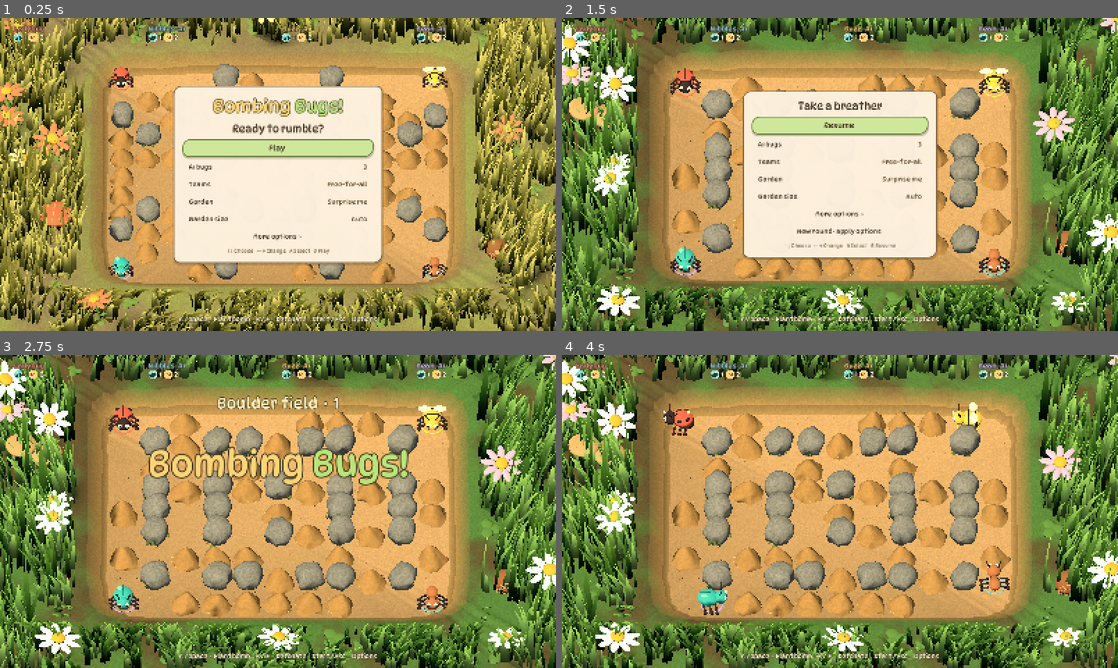
Above: before the commit, frames 1-4 (two rows, left to right).
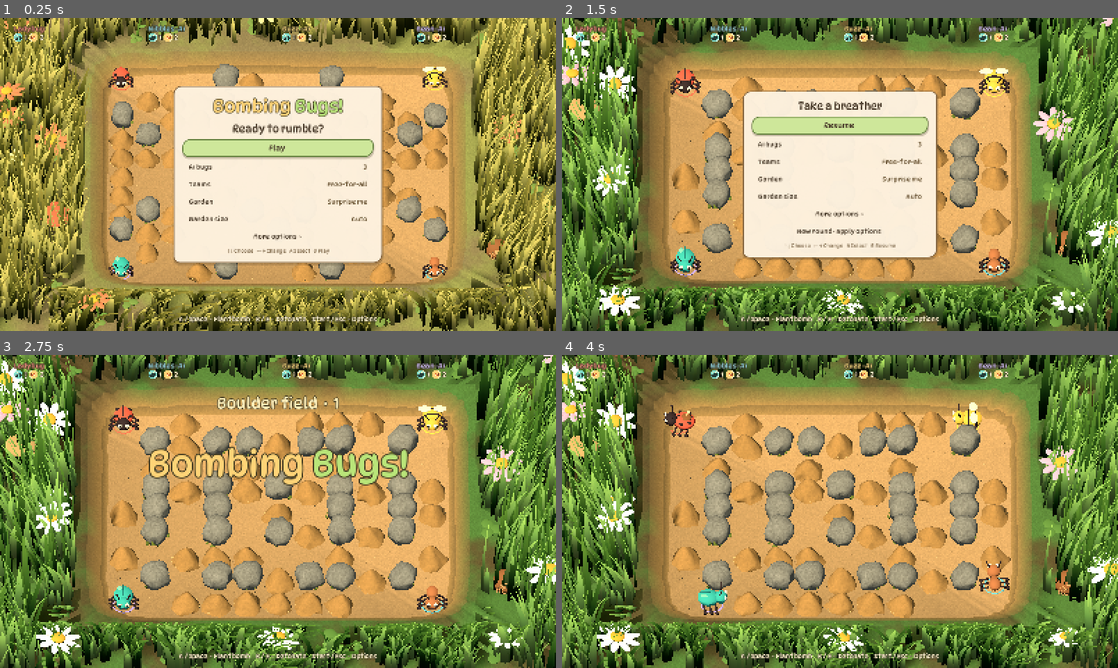
Above: after the commit, the same moments.

Repository: ontola/gamenight-games
Game: Godot game, scene res://main.tscn
The game is run twice, just before and just after one commit, with the same random seed, the same clock (stepped at 60 frames per second) and the same inputs.
Inputs (mouse positions are in pixels of both pictures, inside the frame that each line leads up to):
- Up to frame 1 (0.25 s): no input
- Up to frame 2 (1.5 s): tap Enter at 0.5 s; move the mouse to (962, 158) at 0.52 s; hold D 0.53-1.28 s; hold Enter 0.53-1.28 s; click (962, 158) at 0.67 s; tap Space at 0.77, 1.07 s; move the mouse to (728, 190) at 1.27 s; hold S from 1.28 s (still down); tap P at 1.35 s
- Up to frame 3 (2.75 s): tap Space at 1.52, 1.82 s; move the mouse to (333, 442) at 2.02 s; release S at 2.03 s; hold D from 2.03 s (still down); hold Backspace from 2.03 s (still down)
- Up to frame 4 (4 s): move the mouse to (812, 574) at 2.77 s; release D at 2.78 s; release Backspace at 2.78 s; hold W 2.78-3.53 s; tap E at 2.85 s; click (812, 574) at 2.92 s; tap Space at 3.02, 3.32, 3.77 s; move the mouse to (1006, 558) at 3.52 s; hold A from 3.53 s (still down); hold Shift from 3.53 s (still down)

The runs differ from the first frame. In frame 1, 29% of the frame differs, in the area x 0-100%, y 0-100%; in frame 2, 25%; in frame 3, 25%; in frame 4, 25%.

Commit message:
Bombing Bugs: lay animation and plop, gentler death crumble, taller grass with still clump shadows
Co-Authored-By: Claude Opus 5.5 (1M context) <noreply@anthropic.com>
Claude-Session: https://claude.ai/code/session_01A6exjfnhezmQTZHuqiLmSE

Diff:
--- a/bombing-bugs/gamenight.json
+++ b/bombing-bugs/gamenight.json
@@ -35,6 +35,6 @@
   },
   "links": {
     "source": "https://github.com/ontola/gamenight-games/tree/main/bombing-bugs",
-    "releases": "https://github.com/ontola/gamenight-games/releases/tag/bombing-bugs-v0.5.0"
+    "releases": "https://github.com/ontola/gamenight-games/releases/tag/bombing-bugs-v0.6.0"
   }
 }
--- a/bombing-bugs/src/bug.gd
+++ b/bombing-bugs/src/bug.gd
@@ -20,6 +20,10 @@
 ## Set by main.gd while a skull curse sits on this bug: little purple wisps circle its head.
 var cursed := false
 var hex: Node3D
+## Laying a bomb: a little squat with the eyes squeezed shut, like laying an egg.
+var lay_time := -1.0
+var eyes: Array[Node3D] = []
+const LAY_TIME := .42
 
 func build(index: int, player_color: Color) -> void:
 	kind = index % 4
@@ -51,9 +55,11 @@
 	var head_color := dark if kind == 0 else color
 	Clay.ball(body,Vector3(0,.42,.29),Vector3(.45,.44,.41),head_color)
 	for side in [-1,1]:
-		Clay.ball(body,Vector3(side*.125,.50,.454),Vector3(.15,.18,.08),Color("fff5d9"))
-		Clay.ball(body,Vector3(side*.125,.51,.493),Vector3(.071,.09,.035),dark)
-		Clay.ball(body,Vector3(side*.125-.013,.54,.513),Vector3(.025,.025,.012),Color.WHITE)
+		# Each eye sits in its own pivot so it can squint shut.
+		var eye := Node3D.new(); body.add_child(eye); eye.position = Vector3(side*.125,.505,.47); eyes.append(eye)
+		Clay.ball(eye,Vector3(0,-.005,-.016),Vector3(.15,.18,.08),Color("fff5d9"))
+		Clay.ball(eye,Vector3(0,.005,.023),Vector3(.071,.09,.035),dark)
+		Clay.ball(eye,Vector3(-.013,.035,.043),Vector3(.025,.025,.012),Color.WHITE)
 		Clay.rod(body,Vector3(side*.12,.59,.27),Vector3(side*.22,.82,.3),.023,dark)
 		Clay.ball(body,Vector3(side*.22,.83,.3),Vector3(.07,.07,.07),dark)
 		for j in 3:
@@ -80,6 +86,26 @@
 	body.rotation.z = sin(phase*.5)*(.055 if moving else .015)
 	for i in legs.size(): legs[i].rotation.y = sin(phase+(i%2)*PI)*(.5 if moving else .04)
 	for i in wings.size(): wings[i].rotation.z = (1 if i == 0 else -1)*(.15+sin(phase*2)*.12)
+	_lay(dt)
+
+func lay() -> void:
+	if dead_time < 0: lay_time = 0.0
+
+func _lay(dt: float) -> void:
+	if lay_time < 0: return
+	lay_time += dt
+	# Down into the knees, a brief squeeze, back up: a bell curve over LAY_TIME.
+	var k := clampf(lay_time/LAY_TIME,0,1)
+	var squat := sin(k*PI)*sin(k*PI)
+	body.position.y -= .06*squat
+	body.scale = Vector3(1.0+.05*squat,1.0-.08*squat,1.0+.05*squat)
+	body.rotation.x = -.12*squat
+	for i in legs.size(): legs[i].rotation.z = (-1 if i < 3 else 1)*.35*squat
+	for eye in eyes: eye.scale.y = 1.0-.82*clampf(squat*1.6,0,1)
+	if k >= 1.0:
+		lay_time = -1.0; body.scale = Vector3.ONE; body.rotation.x = 0
+		for leg in legs: leg.rotation.z = 0
+		for eye in eyes: eye.scale.y = 1.0
 
 func _die(dt: float) -> void:
 	if dead_time < 0: _start_dying()
@@ -89,7 +115,10 @@
 	var flip := smoothstep(0.0,.5,t)
 	var angle := PI*flip
 	body.rotation.z = angle
-	body.position = Vector3(.37*sin(angle),.37-.37*cos(angle)-.14*flip+sin(clampf(t/.5,0,1)*PI)*.55,0)
+	# Once the fire dies down the husk sags flat.
+	var slump := smoothstep(2.3,3.6,t)
+	body.position = Vector3(.37*sin(angle),.37-.37*cos(angle)-.14*flip+sin(clampf(t/.5,0,1)*PI)*.55-.1*slump,0)
+	body.scale = Vector3(1.0+.1*slump,1.0-.22*slump,1.0+.1*slump)
 	# Scorched black within a blink; the embers in the char glow out.
 	var burn := clampf(t/.2,0,1)
 	var glow := maxf(0.0,1.0-t/1.6)*(.75+.25*sin(t*31.0))
@@ -115,12 +144,12 @@
 		w.visible = strength > 0
 		w.position = Vector3(sin(life*5.0+i)*.1+life*.25,.8+life*1.2,cos(life*4.0+i)*.08)
 		w.scale = Vector3.ONE*(.22+life*.4)*strength*(1.0-life*.4)
-	if t >= 1.7 and pieces.is_empty(): _fall_apart()
+	if t >= 2.4 and pieces.is_empty(): _fall_apart()
 	for p in pieces:
 		var node: Node3D = p[0]
 		var v: Vector3 = p[1]
 		if v == Vector3.ZERO: continue
-		v.y -= 9.0*dt
+		v.y -= 5.0*dt
 		node.global_position += v*dt
 		node.rotate(p[2].normalized(),p[2].length()*dt)
 		if node.global_position.y < p[3]:
@@ -131,6 +160,9 @@
 func _start_dying() -> void:
 	dead_time = 0.0
 	marker.visible = false
+	lay_time = -1.0; body.scale = Vector3.ONE; body.rotation.x = 0
+	for leg in legs: leg.rotation.z = 0
+	for eye in eyes: eye.scale.y = 1.0
 	var stack: Array[Node] = [body]
 	while not stack.is_empty():
 		var n: Node = stack.pop_back()
@@ -154,12 +186,12 @@
 		var w := Clay.ball(self,Vector3(0,.8,0),Vector3.ONE*.01,Color.WHITE); w.material_override = smoke_material
 		w.cast_shadow = GeometryInstance3D.SHADOW_CASTING_SETTING_OFF; w.visible = false; wisps.append(w)
 
-## The burnt husk comes apart: legs, wings and head tumble off and stay where they land.
+## The burnt husk crumbles: legs, wings and head drop off gently and stay where they land.
 func _fall_apart() -> void:
 	var random := RandomNumberGenerator.new(); random.seed = kind*977+int(global_position.x*31.0+global_position.z*17.0)
 	var head := Node3D.new(); body.add_child(head); head.position = Vector3(0,.44,.33)
 	for n in body.get_children():
-		if n is MeshInstance3D and n.position.z > .2 and n.position.y > .3:
+		if (n is MeshInstance3D or n in eyes) and n.position.z > .2 and n.position.y > .3:
 			n.reparent(head)
 	var loose: Array[Node3D] = [head]
 	loose.append_array(legs); loose.append_array(wings)
@@ -168,7 +200,5 @@
 		n.top_level = true; n.global_transform = at
 		var out := n.global_position-global_position; out.y = 0
 		out = (out.normalized() if out.length() > .01 else Vector3.RIGHT.rotated(Vector3.UP,random.randf()*TAU))
-		var speed := random.randf_range(.8,1.8)*(.6 if n == head else 1.0)
-		pieces.append([n,out*speed+Vector3(0,random.randf_range(1.5,2.6),0),Vector3(random.randf_range(-6,6),random.randf_range(-6,6),random.randf_range(-6,6)),.2 if n == head else .08])
-	# What is left of the shell slumps flat.
-	body.scale = Vector3(1.08,.82,1.08)
+		var speed := random.randf_range(.12,.35)*(.6 if n == head else 1.0)
+		pieces.append([n,out*speed+Vector3(0,random.randf_range(.1,.4),0),Vector3(random.randf_range(-1.5,1.5),random.randf_range(-1,1),random.randf_range(-1.5,1.5)),.2 if n == head else .08])
--- a/bombing-bugs/src/garden.gd
+++ b/bombing-bugs/src/garden.gd
@@ -34,7 +34,7 @@
 	# Only HDR fire blooms (as in Growing Guns); everything lit stays below the threshold.
 	env.glow_enabled = true; env.glow_hdr_threshold = 1.0; env.glow_intensity = .9; env.glow_bloom = 0.0; env.glow_blend_mode = Environment.GLOW_BLEND_MODE_ADDITIVE
 	env_node.environment = env; add_child(env_node)
-	var sun := DirectionalLight3D.new(); sun.rotation_degrees = Vector3(-52,-32,0); sun.light_color = Color("ffe7bd"); sun.light_energy = .74
+	var sun := DirectionalLight3D.new(); sun.rotation_degrees = Vector3(SUN_ANGLES.x,SUN_ANGLES.y,0); sun.light_color = Color("ffe7bd"); sun.light_energy = .74
 	sun.shadow_enabled = true; sun.shadow_blur = 2.0; sun.directional_shadow_max_distance = 40; add_child(sun)
 	arena_root = Node3D.new(); add_child(arena_root)
 	flame_root = Node3D.new(); add_child(flame_root)
@@ -48,6 +48,7 @@
 	{"soil":Color("5e4b35"),"moss":Color("557a40"),"base":Color("2c5530"),"tip":Color("9ccf66"),"flowers":[Color("f2b8d0"),Color("ffffff")]},
 	{"soil":Color("7a6142"),"moss":Color("7f8648"),"base":Color("4d5c2a"),"tip":Color("cfb055"),"flowers":[Color("c9a0e8"),Color("fff0c8")]},
 ]
+const SUN_ANGLES := Vector2(-52,-32)
 const GRASS_SHADER := """shader_type spatial;
 render_mode cull_disabled;
 uniform float gust = 1.0;
@@ -70,6 +71,20 @@
  ALBEDO = COLOR.rgb*mix(.45,1.08,smoothstep(0.0,.75,tip));
  ROUGHNESS = .8;
  BACKLIGHT = COLOR.rgb*.35*tip;
+}
+"""
+const CLUMP_SHADOW_SHADER := """shader_type spatial;
+render_mode unshaded, depth_draw_never, cull_disabled, shadows_disabled;
+uniform vec2 arena;
+varying vec3 world;
+void vertex() { world = (MODEL_MATRIX*vec4(VERTEX,1.0)).xyz; }
+void fragment() {
+ // The quads float at meadow height, so they must never hang over the sunken pit.
+ if (abs(world.x) < arena.x && abs(world.z) < arena.y) discard;
+ float d = length(UV);
+ float core = mix(1.0,.55,smoothstep(-1.0,1.0,UV.x));
+ ALBEDO = vec3(.08,.1,.04);
+ ALPHA = (1.0-smoothstep(.25,1.0,d))*.32*core;
 }
 """
 const MEADOW_SHADER := """shader_type spatial;
@@ -230,6 +245,7 @@
 func build_grass() -> void:
 	var verts := PackedVector3Array(); var normals := PackedVector3Array(); var colors := PackedColorArray(); var uvs := PackedVector2Array(); var indices := PackedInt32Array()
 	var reach := Vector2(hx+6,hz+4.5)
+	var shadow_tool := SurfaceTool.new(); shadow_tool.begin(Mesh.PRIMITIVE_TRIANGLES)
 	var clumps := int(660*(reach.x*reach.y)/(11.5*9.0))
 	var base_color: Color = mood.base; var tip_color: Color = mood.tip
 	for c in clumps:
@@ -237,13 +253,14 @@
 		if absf(center.x)<hx+.75 and absf(center.z)<hz+.75: continue
 		var radius := rng.randf_range(.25,.7)
 		var lush := rng.randf_range(.65,1.2)
+		var tallest := 0.0
 		for b in rng.randi_range(7,18):
 			var off := Vector2.from_angle(rng.randf()*TAU)*sqrt(rng.randf())*radius
 			var at := center+Vector3(off.x,0,off.y)
 			# Blades start past the bank's crest, where the meadow is level; on the slope they poke through as slivers.
 			if absf(at.x)<hx+1.1 and absf(at.z)<hz+1.1: continue
-			# Grass towers over a bug: blades stand two to three bugs tall.
-			var height := rng.randf_range(1.0,2.7)*lush
+			# Grass towers over a bug: blades stand three to four bugs tall.
+			var height := rng.randf_range(1.4,3.6)*lush
 			var width := rng.randf_range(.07,.15)*(.7+height*.2)
 			var a := rng.randf()*TAU
 			var side := Vector3(cos(a),0,sin(a))
@@ -260,6 +277,7 @@
 				lean.z = sweep*height
 				height = minf(height,maxf(.12,front/(1.0-sweep)))
 				lean.z = sweep*height
+			tallest = maxf(tallest,height)
 			var shade := rng.randf()
 			var low_c := base_color.lerp(mood.soil,rng.randf()*.25)
 			var high_c := tip_color.lerp(base_color,shade*.35)
@@ -279,13 +297,36 @@
 				var i0 := start+r*3
 				for k in 2:
 					indices.append_array([i0+k,i0+3+k,i0+k+1, i0+k+1,i0+3+k,i0+4+k])
+		if tallest > 0: _clump_shadow(shadow_tool,center,radius,tallest)
 	var arrays := []; arrays.resize(Mesh.ARRAY_MAX)
 	arrays[Mesh.ARRAY_VERTEX] = verts; arrays[Mesh.ARRAY_NORMAL] = normals; arrays[Mesh.ARRAY_COLOR] = colors; arrays[Mesh.ARRAY_TEX_UV] = uvs; arrays[Mesh.ARRAY_INDEX] = indices
 	var mesh := ArrayMesh.new(); mesh.add_surface_from_arrays(Mesh.PRIMITIVE_TRIANGLES,arrays)
 	var grass := MeshInstance3D.new(); grass.mesh = mesh
+	# Swaying blades in a shadow map read as flickering pixel blobs. Each clump
+	# instead lays one still, soft shadow on the soil, stretched away from the sun.
+	grass.cast_shadow = GeometryInstance3D.SHADOW_CASTING_SETTING_OFF
+	var shade_mesh := MeshInstance3D.new(); shade_mesh.mesh = shadow_tool.commit()
+	shade_mesh.cast_shadow = GeometryInstance3D.SHADOW_CASTING_SETTING_OFF
+	var shade_shader := Shader.new(); shade_shader.code = CLUMP_SHADOW_SHADER
+	shade_mesh.material_override = ShaderMaterial.new(); shade_mesh.material_override.shader = shade_shader
+	shade_mesh.material_override.set_shader_parameter("arena",Vector2(hx+.9,hz+.9))
+	scenery.add_child(shade_mesh)
 	var shader := Shader.new(); shader.code = GRASS_SHADER
 	var material := ShaderMaterial.new(); material.shader = shader; material.set_shader_parameter("gust",rng.randf_range(.6,1.3))
 	grass.material_override = material; scenery.add_child(grass)
+
+## One soft ellipse per clump: a dark core under the tuft fading out along the sun.
+func _clump_shadow(tool: SurfaceTool, center: Vector3, radius: float, height: float) -> void:
+	var light := Basis.from_euler(Vector3(deg_to_rad(SUN_ANGLES.x),deg_to_rad(SUN_ANGLES.y),0))*Vector3(0,0,-1)
+	var reach := Vector3(light.x,0,light.z)/-light.y*height*.8
+	var along := reach.normalized(); var across := Vector3(-along.z,0,along.x)
+	var half_len := reach.length()*.5+radius*1.2; var half_w := radius*1.4+height*.08
+	var mid := Vector3(center.x,.5,center.z)+reach*.5
+	var corners := [mid-along*half_len-across*half_w,mid+along*half_len-across*half_w,mid+along*half_len+across*half_w,mid-along*half_len+across*half_w]
+	var uv := [Vector2(-1,-1),Vector2(1,-1),Vector2(1,1),Vector2(-1,1)]
+	for i in [0,1,2,0,2,3]:
+		# UV.x < 0 is the end under the tuft; it stays darker than the tail.
+		tool.set_uv(uv[i]); tool.set_normal(Vector3.UP); tool.add_vertex(corners[i])
 
 func flower(at: Vector3, height: float, petals: Color) -> void:
 	var stem := _sway_node(scenery,at,1.0)
--- a/bombing-bugs/src/main.gd
+++ b/bombing-bugs/src/main.gd
@@ -285,6 +285,7 @@
 	var blasted := 0
 	for event in sim.events:
 		if event.type == "boom": blasted += event.cells.size(); continue
+		if event.type == "plant" and event.who < views.size(): views[event.who].lay()
 		if event.type == "pickup": _play_sound("pickup:"+str(event.kind))
 		elif event.type in clips: _play_sound(event.type)
 		if event.type in ["out","pickup","cursed","cured"]: _update_badges(int(event.get("who",-1)) if event.type == "pickup" else -1)
@@ -498,7 +499,7 @@
 func _build_audio() -> void:
 	# Soft procedural percussion: no music, no harsh looping engine/noise layer.
 	var noise := RandomNumberGenerator.new(); noise.seed = 19
-	for kind in ["plant","boom","pickup","out","kick"]:
+	for kind in ["boom","pickup","out","kick"]:
 		var samples := PackedByteArray()
 		var seconds := .45 if kind == "boom" else .13
 		var count := int(22050*seconds)
@@ -514,8 +515,9 @@
 			samples.encode_s16(i*2,int(clampf(value*envelope,-1,1)*22000))
 		var wav := AudioStreamWAV.new(); wav.format = AudioStreamWAV.FORMAT_16_BITS; wav.mix_rate = 22050; wav.data = samples; clips[kind] = wav
 	var jingles := PickupSound.build_all()
-	for kind in jingles: clips[("" if kind in ["detonate","cursed"] else "pickup:")+kind] = jingles[kind]
-	clips.line = clips.plant
+	for kind in jingles: clips[("" if kind in ["detonate","cursed","lay"] else "pickup:")+kind] = jingles[kind]
+	clips.plant = clips.lay
+	clips.line = clips.lay
 	sound.max_polyphony = 4
 	boom_player = AudioStreamPlayer.new(); boom_player.max_polyphony = 6; add_child(boom_player)
 	boom_task = WorkerThreadPool.add_task(func(): boom_clips = BoomSound.build_all(),false,"Explosion sounds")
--- a/bombing-bugs/src/match.gd
+++ b/bombing-bugs/src/match.gd
@@ -203,7 +203,7 @@
 	bombs.append({"id":next_bomb,"cell":c,"owner":who,"range":p.range,"time":float(settings.fuse)/10.0,"passers":passers,"slide":Vector2i.ZERO,"glide":0.0,
 		"remote":p.remote,"pierce":p.pierce,"square":p.square,"age":0.0})
 	next_bomb += 1
-	events.append({"type":"plant","cell":c})
+	events.append({"type":"plant","cell":c,"who":who})
 	return true
 
 ## Remote bombs wait for their owner's B press; all of them go off at once.
--- a/bombing-bugs/src/pickup_sound.gd
+++ b/bombing-bugs/src/pickup_sound.gd
@@ -1,6 +1,6 @@
 extends RefCounted
 ## A short jingle per power-up, so every pickup is recognisable by ear.
-## Each jingle is a list of notes: [start Hz, end Hz, seconds, wave, vibrato depth].
+## Each jingle is a list of notes: [start Hz, end Hz, seconds, wave, vibrato depth, optional gain].
 const RATE := 22050
 const JINGLES := {
 	"capacity": [[523.0,523.0,.07,"tri",0.0],[784.0,784.0,.11,"tri",0.0]],
@@ -14,6 +14,8 @@
 	"square": [[440.0,440.0,.045,"square",0.0],[554.0,554.0,.045,"square",0.0],[659.0,659.0,.045,"square",0.0],[880.0,880.0,.1,"square",0.0]],
 	"line": [[700.0,700.0,.05,"tri",0.0],[0.0,0.0,.025,"sine",0.0],[700.0,700.0,.05,"tri",0.0],[0.0,0.0,.025,"sine",0.0],[940.0,940.0,.09,"tri",0.0]],
 	"skull": [[392.0,392.0,.11,"saw",.02],[370.0,370.0,.11,"saw",.02],[349.0,349.0,.11,"saw",.02],[311.0,280.0,.32,"saw",.03]],
+	# Laying a bomb: a soft, low little plop.
+	"lay": [[300.0,150.0,.09,"sine",0.0,.32],[0.0,0.0,.02,"sine",0.0],[210.0,120.0,.07,"sine",0.0,.2]],
 	"detonate": [[1500.0,1500.0,.03,"square",0.0],[220.0,120.0,.05,"sine",0.0]],
 	"cursed": [[330.0,330.0,.08,"saw",.02],[294.0,260.0,.18,"saw",.03]],
 }
@@ -42,6 +44,6 @@
 				"saw": v = (phase*2.0-1.0)*.6
 			# Quick attack, gentle tail per note: chirpy, never clicky.
 			var env := minf(t*400.0,1.0)*pow(1.0-k,1.6)
-			data.encode_s16(start+i*2,int(clampf(v*env*(0.0 if note[0] == 0.0 else .8),-1,1)*24000))
+			data.encode_s16(start+i*2,int(clampf(v*env*(0.0 if note[0] == 0.0 else (note[5] if note.size() > 5 else .8)),-1,1)*24000))
 	var wav := AudioStreamWAV.new(); wav.format = AudioStreamWAV.FORMAT_16_BITS; wav.mix_rate = RATE; wav.data = data
 	return wav
Not shown, changed: bombing-bugs/README.md
